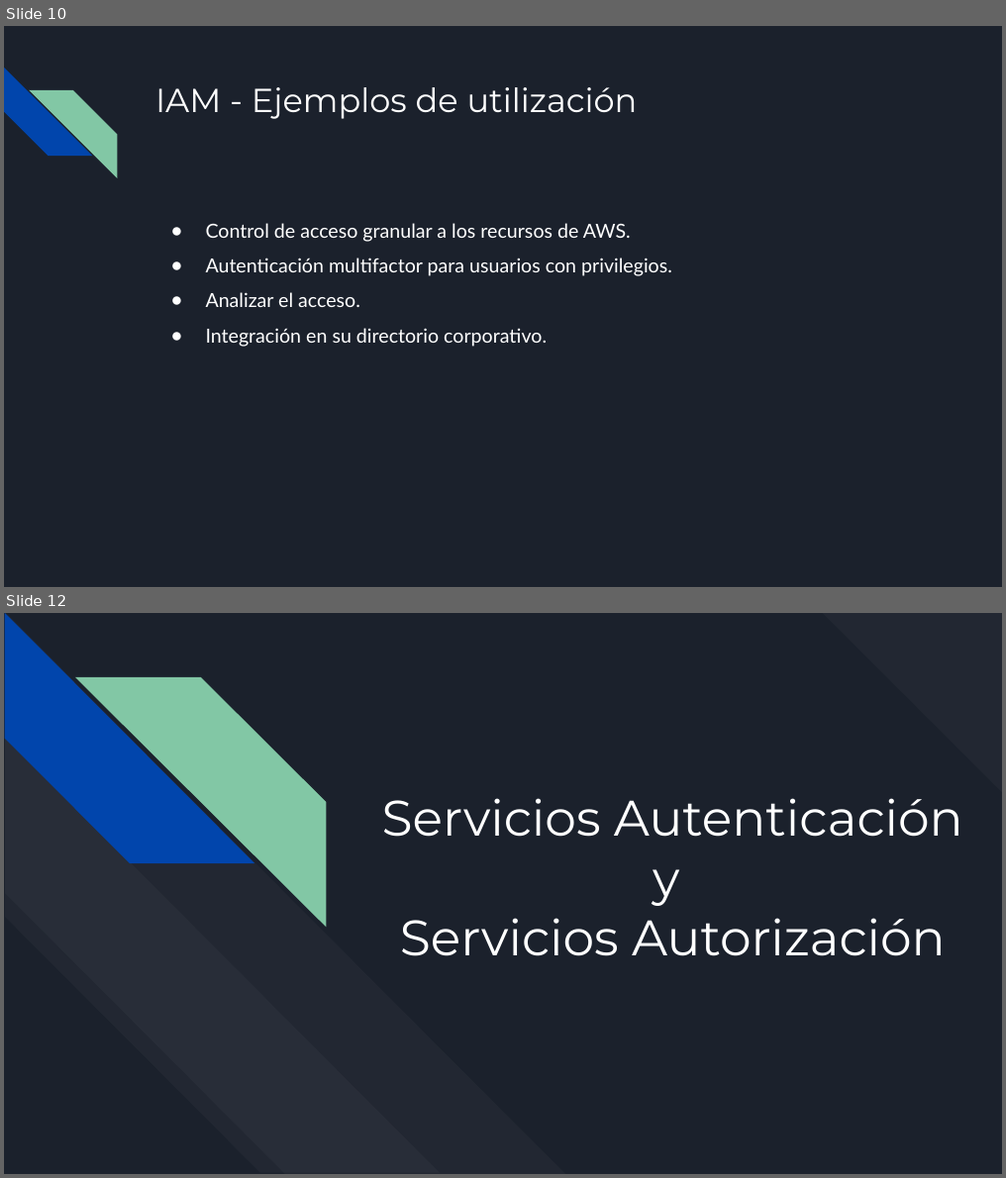
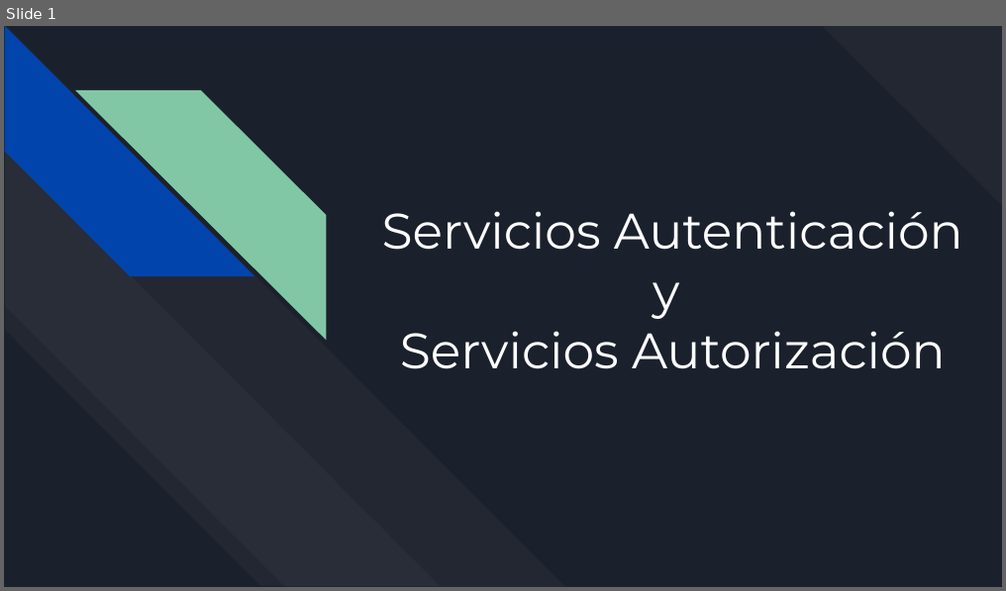
Before and after one commit to cordev-developer/aws-cognito, a slide deck: documentacion/CursoCognito.pptx. Shown one above the other, each under a label of ours: slides 10 and 12 before the commit, slide 1 after it; the slides between them are not shown. The pictures are 1006x1178 and 1006x591 pixels, drawn with LibreOffice and Linux fonts; fonts in the diff are those of the drawing. Boxes give left, top, right and bottom in pixels: in the first picture for what was removed or moved away, otherwise in the second. Text is boxed around its words. In the diff, an @@ line names an element or a change of style, - is before the commit and + after.

```diff
--- a/documentacion/CursoCognito.pptx
+++ b/documentacion/CursoCognito.pptx
@@ slide 10 removed at box(4, 26, 1002, 587), background #1B212C @@
@@ diag stripe removed at box(4, 68, 92, 156) @@
@@ diag stripe removed at box(29, 90, 117, 177) @@
@@ title removed at box(155, 87, 638, 119) @@
-IAM - Ejemplos de utilización
@@ text removed at box(206, 223, 672, 347) @@
-● Control de acceso granular a los recursos de AWS.
-● Autenticación multifactor para usuarios con privilegios.
-● Analizar el acceso.
-● Integración en su directorio corporativo.
@@ what was slide 12 is now slide 1 @@
```
Also in this commit, not shown: 1 slide changed, 10 other slides removed, 17 other files.
